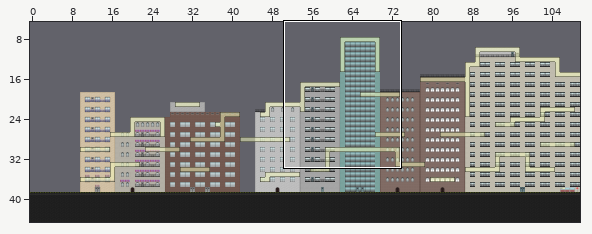
Tiled map: MagnetBoy/MagnetBoy/MagnetBoyContent/WillysMap.tmx. Above, an overview of the earlier version with the close-up marked.
Close-up. Old version:
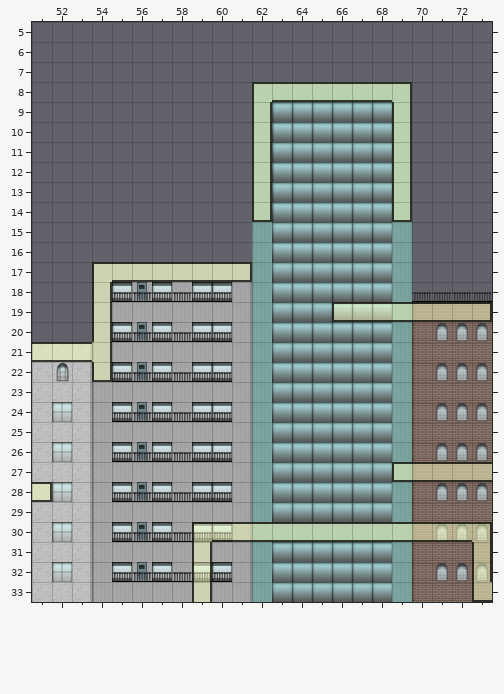
Cells are 32x32 px. Shown: x 51..73, y 5..33. The commit also changed other parts of the map, which this record leaves out.
The result:
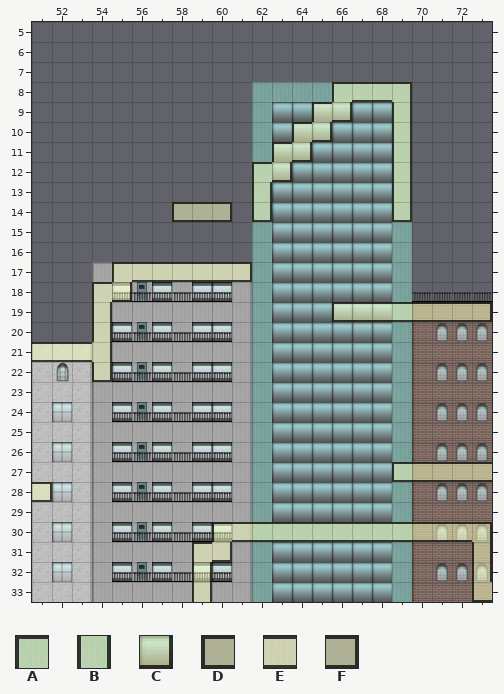
Key: from "citySolid": A 0, B 15, C 26, D 36, E 37, F 38.
_ is an empty cell.
See-through tiles are keyed as they look on the map.
Change:
Layer "Eric":
The edit turns tile B into tile A in row 12 at x 62; in row 18 at x 54; in row 31 at x 59.
The edit turns tile E into tile A in row 8 at x 66; in row 17 at x 55; in row 30 at x 60.
There is now tile A in row 9 at x 65; in row 10 at x 64; in row 11 at x 63.
There is now tile C in row 9 at x 66; in row 10 at x 65; in row 11 at x 64; in row 12 at x 63; in row 18 at x 55; in row 31 at x 60.
There is now tile D in row 14 at x 58.
There is now tile E in row 14 at x 59.
There is now tile F in row 14 at x 60.
Tile A is gone in row 8 at x 62; in row 17 at x 54; in row 30 at x 59.
Tile B is gone in rows 9 to 11 at x 62.
Tile E is gone in row 8 at x 63 to 65.
Pixel boxes of the changes (left, top, right, bottom) in both close-ups:
changed: (252, 82, 352, 182)
added: (172, 202, 232, 222)
changed: (92, 262, 132, 302)
changed: (192, 522, 232, 562)
